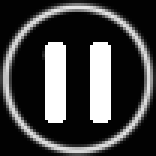
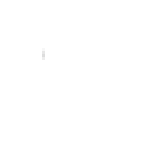
Revision of a layered 156×156 image; what changed, layer by layer:
hid "Layer 3" over (0, 0, 156, 156)
